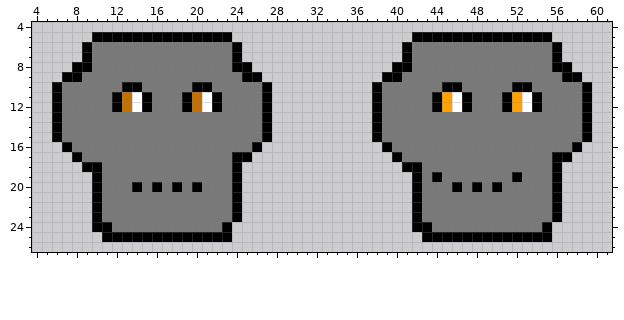
A pixel-art sprite gets an edit: assets/Checkpoint.png. The picture above is the old version.
The file is 64x32 pixels. Shown: x 4..61, y 4..26.
The result:
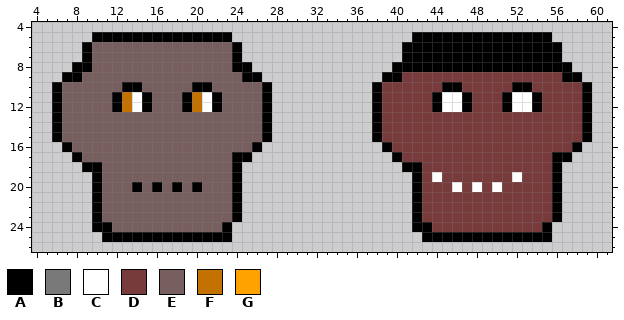
Palette (. is transparent): A #000000  B #797979  C #ffffff  D #783b3b  E #785f5f  F #c37100  G #ffa200
Difference:
Changed rows in their new state; - is an unchanged pixel.
first column x 7:
 6 ---EEEEEEEEEEEEEE------------------AAAAAAAAAAAAAA---
 7 ---EEEEEEEEEEEEEE------------------AAAAAAAAAAAAAA---
 8 ---EEEEEEEEEEEEEE------------------AAAAAAAAAAAAAA---
 9 --EEEEEEEEEEEEEEEE----------------DDDDDDDDDDDDDDDD--
10 EEEEEE--EEEEE--EEEEE------------DDDDDD--DDDDD--DDDDD
11 EEEEE----EEE----EEEE------------DDDDD-C--DDD-C--DDDD
12 EEEEE----EEE----EEEE------------DDDDD-C--DDD-C--DDDD
13 EEEEEEEEEEEEEEEEEEEE------------DDDDDDDDDDDDDDDDDDDD
14 EEEEEEEEEEEEEEEEEEEE------------DDDDDDDDDDDDDDDDDDDD
15 EEEEEEEEEEEEEEEEEEEE------------DDDDDDDDDDDDDDDDDDDD
16 -EEEEEEEEEEEEEEEEEE--------------DDDDDDDDDDDDDDDDDD-
17 --EEEEEEEEEEEEEEE-----------------DDDDDDDDDDDDDDD---
18 ----EEEEEEEEEEEEE-------------------DDDDDDDDDDDDD---
19 ----EEEEEEEEEEEEE-------------------DCDDDDDDDCDDD---
20 ----EEE-E-E-E-EEE-------------------DDDCDCDCDDDDD---
21 ----EEEEEEEEEEEEE-------------------DDDDDDDDDDDDD---
22 ----EEEEEEEEEEEEE-------------------DDDDDDDDDDDDD---
23 ----EEEEEEEEEEEEE-------------------DDDDDDDDDDDDD---
24 -----EEEEEEEEEEE---------------------DDDDDDDDDDD----
